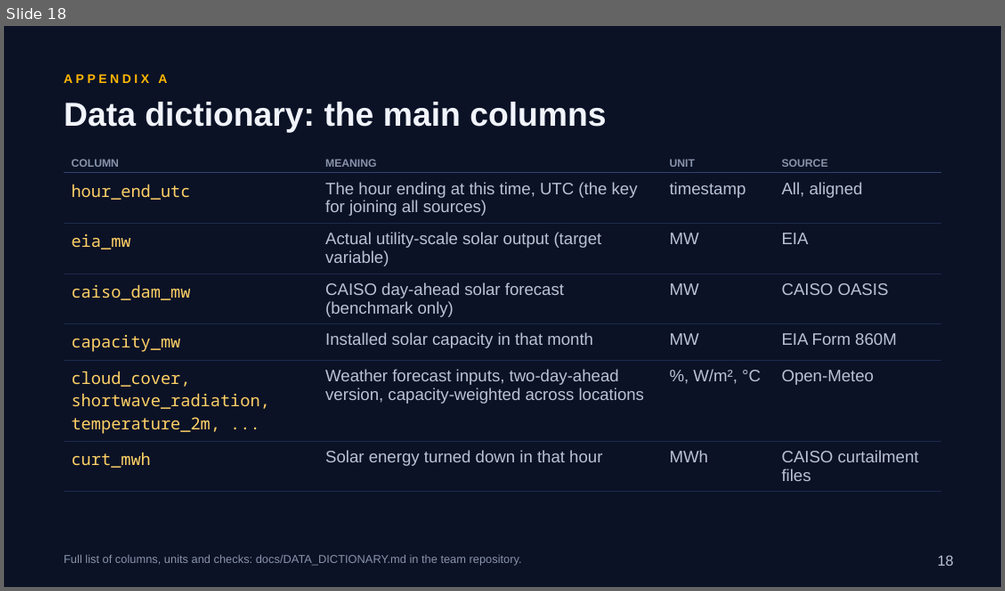
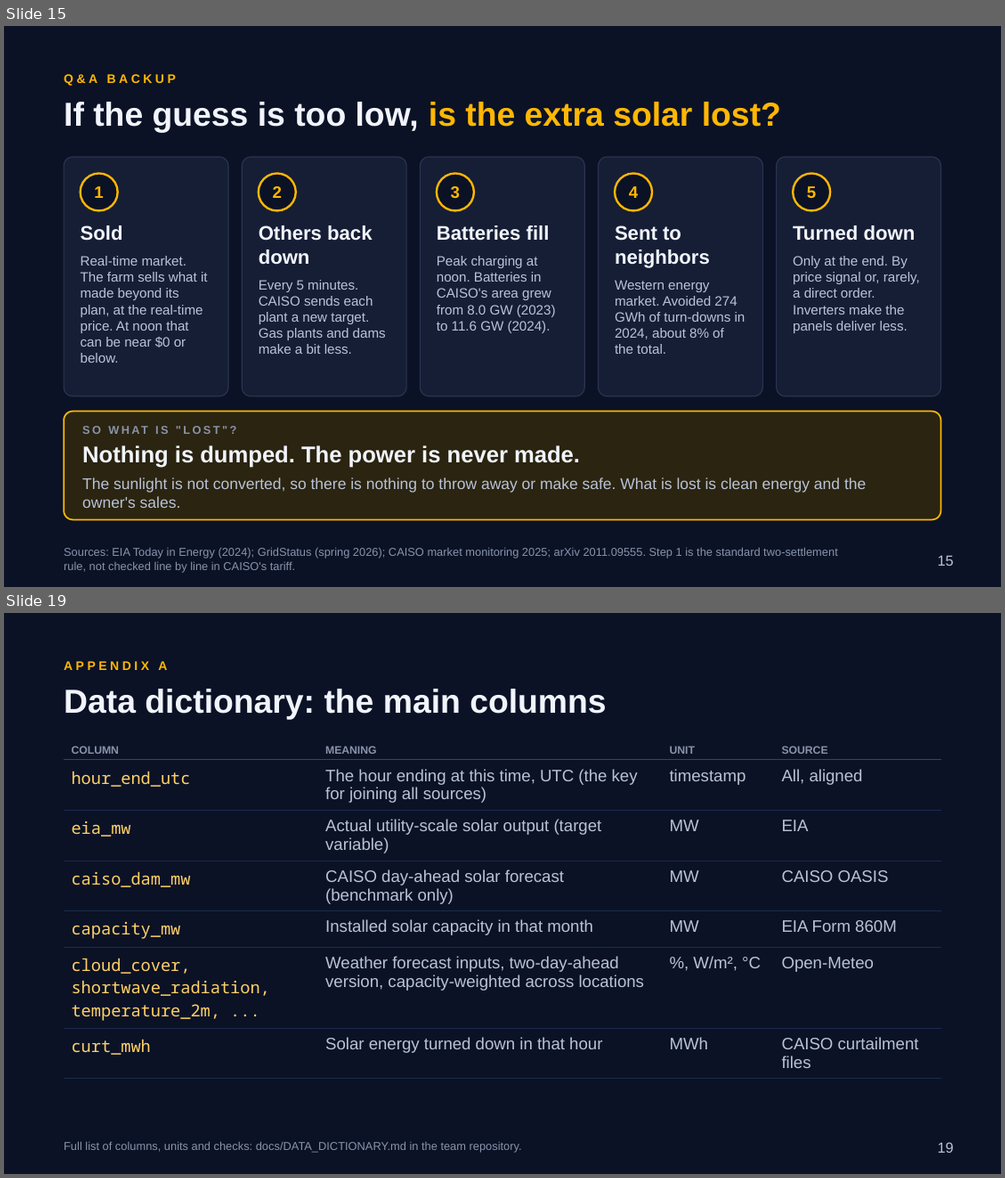
Before and after one commit to RaulSolaNavarro/caiso-solar-forecast, a slide deck: deck/capstone2/Capstone2_Deck.pptx. Shown one above the other, each under a label of ours: slide 18 before the commit, slides 15 and 19 after it; the slides between them are not shown. The pictures are 1005x591 and 1005x1178 pixels, drawn with LibreOffice and Linux fonts; fonts in the diff are those of the drawing. Boxes give left, top, right and bottom in pixels: in the first picture for what was removed or moved away, otherwise in the second. Text is boxed around its words. In the diff, an @@ line names an element or a change of style, - is before the commit and + after.

```diff
--- a/deck/capstone2/Capstone2_Deck.pptx
+++ b/deck/capstone2/Capstone2_Deck.pptx
@@ slide 15 added at (4, 26, 1001, 587), background #0B1226 @@
@@ text added at (64, 74, 176, 86), 12 pt, text #FFB703, bold @@
+Q&A BACKUP
@@ text added at (64, 102, 781, 133), 32 pt, text #FFB703, bold @@
+If the guess is too low, is the extra solar lost?
@@ rounded rectangle added at (64, 157, 228, 396), fill #161E36, outline #2A3350 1 pt @@
@@ rounded rectangle added at (242, 157, 406, 396), fill #161E36, outline #2A3350 1 pt @@
@@ rounded rectangle added at (421, 157, 585, 396), fill #161E36, outline #2A3350 1 pt @@
@@ rounded rectangle added at (599, 157, 763, 396), fill #161E36, outline #2A3350 1 pt @@
@@ rounded rectangle added at (777, 157, 941, 396), fill #161E36, outline #2A3350 1 pt @@
@@ ellipse added at (81, 174, 118, 211), fill #0B1226, outline #FFB703 2 pt, 16 pt, text #FFB703, bold @@
+1
@@ ellipse added at (259, 174, 296, 211), fill #0B1226, outline #FFB703 2 pt, 16 pt, text #FFB703, bold @@
+2
@@ ellipse added at (437, 174, 474, 211), fill #0B1226, outline #FFB703 2 pt, 16 pt, text #FFB703, bold @@
+3
@@ ellipse added at (615, 174, 652, 211), fill #0B1226, outline #FFB703 2 pt, 16 pt, text #FFB703, bold @@
+4
@@ ellipse added at (793, 174, 830, 211), fill #0B1226, outline #FFB703 2 pt, 16 pt, text #FFB703, bold @@
+5
@@ text added at (81, 225, 208, 362), 13 pt, text #B9C2D6 @@
+Sold
+Real-time market. The farm sells what it made beyond its plan, at the real-time price. At noon that can be near $0 or below.
@@ text added at (259, 225, 386, 354), 13 pt, text #B9C2D6 @@
+Others back down
+Every 5 minutes. CAISO sends each plant a new target. Gas plants and dams make a bit less.
@@ text added at (437, 225, 556, 333), 13 pt, text #B9C2D6 @@
+Batteries fill
+Peak charging at noon. Batteries in CAISO's area grew from 8.0 GW (2023) to 11.6 GW (2024).
@@ text added at (615, 225, 745, 354), 13 pt, text #B9C2D6 @@
+Sent to neighbors
+Western energy market. Avoided 274 GWh of turn-downs in 2024, about 8% of the total.
@@ text added at (793, 225, 920, 333), 13 pt, text #B9C2D6 @@
+Turned down
+Only at the end. By price signal or, rarely, a direct order. Inverters make the panels deliver less.
@@ rounded rectangle added at (64, 411, 941, 520), fill #2A2410, outline #FFB703 1.5 pt @@
@@ text added at (82, 445, 866, 507), 15 pt, text #B9C2D6 @@
+SO WHAT IS "LOST"?
+Nothing is dumped. The power is never made.
+The sunlight is not converted, so there is nothing to throw away or make safe. What is lost is clean energy and the owner's sales.
@@ text added at (64, 548, 838, 572), 11 pt, text #8893AB @@
+Sources: EIA Today in Energy (2024); GridStatus (spring 2026); CAISO market monitoring 2025; arXiv 2011.09555. Step 1 is the standard two-settlement rule, not checked line by line in CAISO's tariff.
@@ page number added at (938, 555, 954, 565), 14 pt, text #B9C2D6 @@
+15
@@ what was slide 18 is now slide 19 @@
@@ page number at (938, 1142, 954, 1152): text changed @@
-18
+19
```
Also in this commit, not shown: 7 slides changed, 7 other slides added, 7 slides removed, 3 other files.
